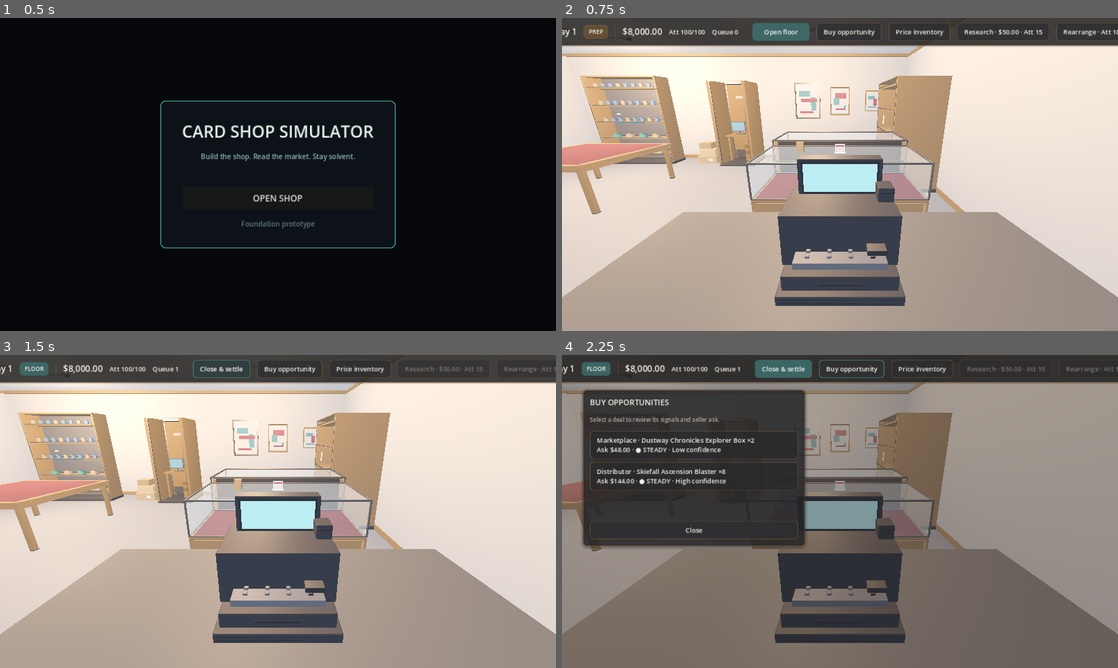
Above: before the commit, frames 1-4 (two rows, left to right).
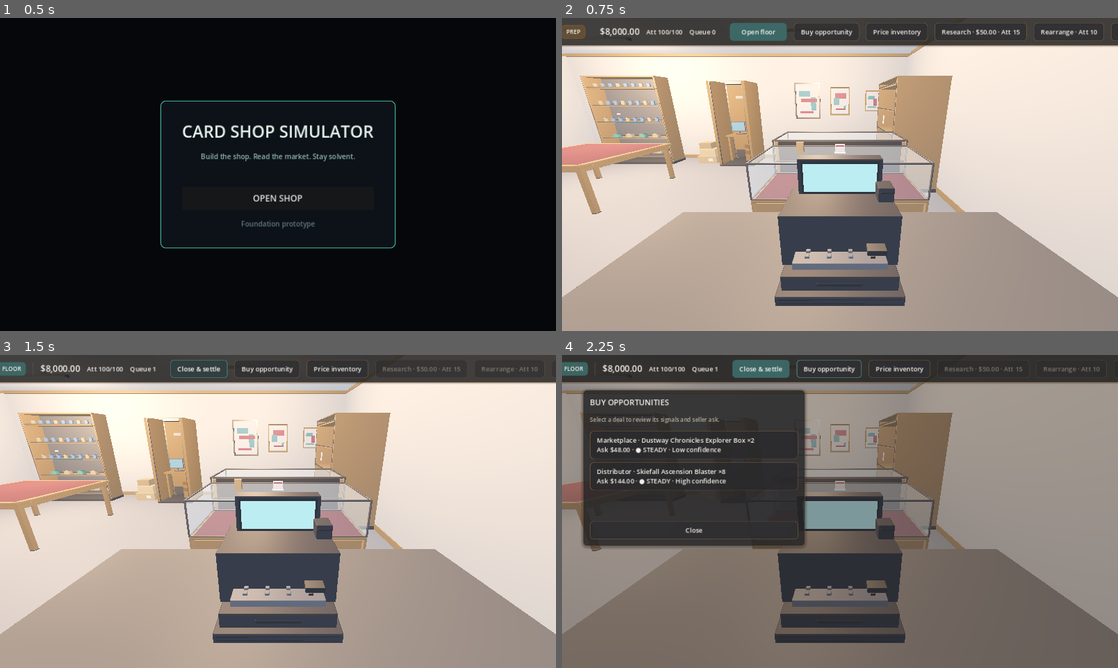
Above: after the commit, the same moments.

Repository: adamwlarson/cardshopsimulator
Game: Godot game, scene res://scenes/boot/boot.tscn
Same seed, same stepped clock (60 frames per second), same inputs: the game is played once before the commit and once after it.
Inputs:
- Up to frame 1 (0.5 s): no input
- Up to frame 2 (0.75 s): click "OPEN SHOP" at 0.5 s
- Up to frame 3 (1.5 s): click "Open floor" at 1.25 s
- Up to frame 4 (2.25 s): click "Buy opportunity" at 2 s

Frame 1 is identical in both runs. In frame 2, 1.8% of the frame differs, in the area x 0-100%, y 1-8%; in frame 3, 1.3%; in frame 4, 1.7%.

Commit message:
feat(staff): hire Specialist and apply Attention discounts
Close the Specialist stub so a hired specialist on the roster uses
BalanceConfig research/inspect Attention costs (15→10, 5→2). Hire and
fire respect staff_cap, save/load restores the role, and the HUD shows
the Att cost that will actually be charged.

Co-authored-by: Adam Larson <maddogawl@gmail.com>

Diff:
--- a/data/balance/normal.tres
+++ b/data/balance/normal.tres
@@ -25,6 +25,7 @@
 wage_mult = 1.0
 staff_cap_small = 1
 staff_cap_medium = 3
+specialist_wage_cents = 14000
 expand_medium_cash_cents = 1500000
 expand_medium_rep = 55
 marketplace_outing_attention = 25
--- a/scenes/ui/gameplay_hud.tscn
+++ b/scenes/ui/gameplay_hud.tscn
@@ -137,6 +137,14 @@
 size_flags_vertical = 4
 mouse_filter = 0
 text = "Rearrange · Att 10"
+
+[node name="OpenStaffButton" type="Button" parent="TopBar/Stats"]
+unique_name_in_owner = true
+custom_minimum_size = Vector2(88, 40)
+layout_mode = 2
+size_flags_vertical = 4
+mouse_filter = 0
+text = "Staff"
 
 [node name="RotationWatchLabel" type="Label" parent="."]
 unique_name_in_owner = true
@@ -251,7 +259,7 @@
 custom_minimum_size = Vector2(0, 40)
 layout_mode = 2
 size_flags_horizontal = 3
-text = "Inspect★"
+text = "Inspect★ · Att 5"
 
 [node name="BuyCancelButton" type="Button" parent="BuyOpportunityDetail/Content/Actions"]
 unique_name_in_owner = true
@@ -616,6 +624,63 @@
 theme_type_variation = &"PrimaryButton"
 text = "Rearrange · Att 10"
 
+[node name="StaffPanel" type="PanelContainer" parent="."]
+unique_name_in_owner = true
+visible = false
+layout_mode = 0
+offset_left = 48.0
+offset_top = 80.0
+offset_right = 560.0
+offset_bottom = 460.0
+mouse_filter = 0
+
+[node name="Content" type="VBoxContainer" parent="StaffPanel"]
+layout_mode = 2
+theme_override_constants/separation = 16
+
+[node name="Title" type="Label" parent="StaffPanel/Content"]
+layout_mode = 2
+theme_type_variation = &"TitleLabel"
+text = "STAFF"
+
+[node name="StaffHint" type="Label" parent="StaffPanel/Content"]
+unique_name_in_owner = true
+layout_mode = 2
+theme_type_variation = &"HintLabel"
+text = "Roster 0 / 1. Wages post at SETTLE. Specialist lowers Inspect and Research Attention."
+autowrap_mode = 3
+
+[node name="StaffRows" type="VBoxContainer" parent="StaffPanel/Content"]
+unique_name_in_owner = true
+layout_mode = 2
+size_flags_vertical = 3
+theme_override_constants/separation = 8
+
+[node name="HireRow" type="HBoxContainer" parent="StaffPanel/Content"]
+layout_mode = 2
+theme_override_constants/separation = 16
+
+[node name="HireCashierButton" type="Button" parent="StaffPanel/Content/HireRow"]
+unique_name_in_owner = true
+custom_minimum_size = Vector2(0, 40)
+layout_mode = 2
+size_flags_horizontal = 3
+text = "Hire Cashier · $80.00/day"
+
+[node name="HireSpecialistButton" type="Button" parent="StaffPanel/Content/HireRow"]
+unique_name_in_owner = true
+custom_minimum_size = Vector2(0, 40)
+layout_mode = 2
+size_flags_horizontal = 3
+theme_type_variation = &"PrimaryButton"
+text = "Hire Specialist · $140.00/day"
+
+[node name="StaffListCancelButton" type="Button" parent="StaffPanel/Content"]
+unique_name_in_owner = true
+custom_minimum_size = Vector2(0, 40)
+layout_mode = 2
+text = "Close"
+
 [node name="CustomerServe" type="PanelContainer" parent="."]
 unique_name_in_owner = true
 visible = false
@@ -837,7 +902,7 @@
 offset_left = 48.0
 offset_top = 80.0
 offset_right = 640.0
-offset_bottom = 460.0
+offset_bottom = 540.0
 mouse_filter = 0
 
 [node name="Content" type="VBoxContainer" parent="BeatDecision"]
@@ -883,6 +948,14 @@
 theme_type_variation = &"ListRowButton"
 text = "Option C"
 
+[node name="BeatChoiceDButton" type="Button" parent="BeatDecision/Content/BeatChoices"]
+unique_name_in_owner = true
+visible = false
+custom_minimum_size = Vector2(0, 56)
+layout_mode = 2
+theme_type_variation = &"ListRowButton"
+text = "Option D"
+
 [node name="BeatConfirm" type="VBoxContainer" parent="BeatDecision/Content"]
 unique_name_in_owner = true
 visible = false
--- a/scripts/core/balance_config.gd
+++ b/scripts/core/balance_config.gd
@@ -39,6 +39,7 @@
 @export var wage_mult: float = 1.0
 @export var staff_cap_small: int = 1
 @export var staff_cap_medium: int = 3
+@export var specialist_wage_cents: int = 14_000
 @export var expand_medium_cash_cents: int = 1_500_000
 @export var expand_medium_rep: int = 55
 @export var marketplace_outing_attention: int = 25
--- a/scripts/core/beat_injection.gd
+++ b/scripts/core/beat_injection.gd
@@ -523,6 +523,16 @@
 				),
 				"enabled": true,
 			},
+			{
+				"id": &"hire_specialist",
+				"label": (
+					"Hire Specialist\n%s/day · Inspect/Research cheaper"
+					% DemandSignalPresenter.format_cents(
+						GameState.shop.specialist_wage_cents()
+					)
+				),
+				"enabled": true,
+			},
 		],
 		"confirms": {
 			"hire_cheap": {
@@ -718,6 +728,9 @@
 		&"hire_cheap":
 			if GameState.shop.hire_cashier(true) == null:
 				return false
+		&"hire_specialist":
+			if GameState.shop.hire_specialist() == null:
+				return false
 		&"keep_solo":
 			pass
 		_:
--- a/scripts/shop/shop_state.gd
+++ b/scripts/shop/shop_state.gd
@@ -61,6 +61,20 @@
 	return count
 
 
+func specialist_count() -> int:
+	var count := 0
+	for member: StaffMember in staff:
+		if member.is_specialist():
+			count += 1
+	return count
+
+
+func specialist_wage_cents() -> int:
+	if _config != null:
+		return maxi(1, _config.specialist_wage_cents)
+	return 14_000
+
+
 func staff_cap() -> int:
 	var small_cap := 1
 	var medium_cap := 3
@@ -83,10 +97,7 @@
 func has_specialist_on_duty() -> bool:
 	if specialist_on_duty:
 		return true
-	for member: StaffMember in staff:
-		if member.role == &"specialist":
-			return true
-	return false
+	return specialist_count() > 0
 
 
 func set_specialist_on_duty(enabled: bool) -> void:
@@ -132,6 +143,26 @@
 		return null
 	var member := _make_cashier(cheap)
 	staff.append(member)
+	_emit_staff_changed()
+	return member
+
+
+func hire_specialist() -> StaffMember:
+	if not can_hire():
+		return null
+	var member := _make_specialist()
+	staff.append(member)
+	_emit_staff_changed()
+	return member
+
+
+func fire_staff(index: int) -> StaffMember:
+	if index < 0 or index >= staff.size():
+		return null
+	var member := staff[index]
+	staff.remove_at(index)
+	if specialist_count() == 0:
+		specialist_on_duty = false
 	_emit_staff_changed()
 	return member
 
@@ -278,3 +309,13 @@
 		member.reliability = CASHIER_RELIABILITY
 		member.theft_bias = false
 	return member
+
+
+func _make_specialist() -> StaffMember:
+	var member := StaffMember.new()
+	member.role = &"specialist"
+	member.display_name = "Specialist"
+	member.wage_cents = specialist_wage_cents()
+	member.reliability = CASHIER_RELIABILITY
+	member.theft_bias = false
+	return member
--- a/scripts/shop/staff_member.gd
+++ b/scripts/shop/staff_member.gd
@@ -18,6 +18,10 @@
 
 func is_cashier() -> bool:
 	return role == &"cashier"
+
+
+func is_specialist() -> bool:
+	return role == &"specialist"
 
 
 func visual_scene_path() -> String:
--- a/scripts/shop/staff_presenter.gd
+++ b/scripts/shop/staff_presenter.gd
@@ -2,6 +2,7 @@
 extends Node3D
 
 ## Thin floor visual for hired cashiers. One register station for MVP.
+## Specialist is domain-only (no mesh) — ignore non-cashier roles.
 ## No staff AI — idle_stand loop only. Does not touch camera or customer pathing.
 
 const REGISTER_STATIONS := 1
--- a/scripts/ui/demand_signal_presenter.gd
+++ b/scripts/ui/demand_signal_presenter.gd
@@ -92,6 +92,10 @@
 	return str(grade)
 
 
+static func inspect_action_label(attention_cost: int) -> String:
+	return "Inspect★ · Att %d" % attention_cost
+
+
 static func research_action_label(cash_cents: int, attention_cost: int) -> String:
 	return "Research · %s · Att %d" % [format_cents(cash_cents), attention_cost]
 
--- a/scripts/ui/hud.gd
+++ b/scripts/ui/hud.gd
@@ -52,6 +52,13 @@
 @onready var beat_choice_a_button: Button = %BeatChoiceAButton
 @onready var beat_choice_b_button: Button = %BeatChoiceBButton
 @onready var beat_choice_c_button: Button = %BeatChoiceCButton
+@onready var beat_choice_d_button: Button = %BeatChoiceDButton
+@onready var open_staff_button: Button = %OpenStaffButton
+@onready var staff_panel: PanelContainer = %StaffPanel
+@onready var staff_hint: Label = %StaffHint
+@onready var staff_rows: VBoxContainer = %StaffRows
+@onready var hire_cashier_button: Button = %HireCashierButton
+@onready var hire_specialist_button: Button = %HireSpecialistButton
 @onready var beat_confirm: VBoxContainer = %BeatConfirm
 @onready var beat_confirm_title: Label = %BeatConfirmTitle
 @onready var beat_confirm_body: Label = %BeatConfirmBody
@@ -107,6 +114,7 @@
 	EventBus.beat_decision_requested.connect(_on_beat_decision_requested)
 	EventBus.beat_decision_resolved.connect(_on_beat_decision_resolved)
 	EventBus.buy_focus_requested.connect(_on_buy_focus_requested)
+	EventBus.staff_changed.connect(_on_staff_changed)
 	phase_button.pressed.connect(_on_phase_pressed)
 	%OpenBuyButton.pressed.connect(_open_buy_list)
 	%BuyListCancelButton.pressed.connect(_close_buy)
@@ -138,6 +146,19 @@
 	beat_choice_a_button.pressed.connect(_select_beat_choice.bind(beat_choice_a_button))
 	beat_choice_b_button.pressed.connect(_select_beat_choice.bind(beat_choice_b_button))
 	beat_choice_c_button.pressed.connect(_select_beat_choice.bind(beat_choice_c_button))
+	if beat_choice_d_button != null:
+		beat_choice_d_button.pressed.connect(
+			_select_beat_choice.bind(beat_choice_d_button)
+		)
+	if open_staff_button != null:
+		open_staff_button.pressed.connect(_open_staff)
+	var staff_cancel := get_node_or_null("%StaffListCancelButton") as Button
+	if staff_cancel != null:
+		staff_cancel.pressed.connect(_close_staff)
+	if hire_cashier_button != null:
+		hire_cashier_button.pressed.connect(_hire_from_panel.bind(&"cashier"))
+	if hire_specialist_button != null:
+		hire_specialist_button.pressed.connect(_hire_from_panel.bind(&"specialist"))
 	%BeatConfirmBackButton.pressed.connect(_close_beat_confirm)
 	%BeatConfirmButton.pressed.connect(_confirm_beat_choice)
 	open_research_button.pressed.connect(_open_research_list)
@@ -192,6 +213,7 @@
 	_close_price()
 	_close_research()
 	_close_rearrange()
+	_close_staff()
 	if phase == GameState.DayPhase.SETTLE and _showcase_choice_made:
 		showcase_panel.hide()
 	_sync_prep_action_buttons()
@@ -311,6 +333,8 @@
 func _sync_inspect_button() -> void:
 	if inspect_button == null:
 		return
+	var cost := GameState.shop.inspect_attention_cost()
+	inspect_button.text = DemandSignalPresenter.inspect_action_label(cost)
 	var recommended := (
 		_buy_signal != null
 		and DemandSignalService.recommends_inspect(_buy_signal.channel)
@@ -320,7 +344,7 @@
 		return
 	inspect_button.disabled = (
 		_buy_signal.inspected
-		or GameState.attention_remaining < GameState.shop.inspect_attention_cost()
+		or GameState.attention_remaining < cost
 	)
 
 
@@ -573,6 +597,8 @@
 		beat_choice_b_button,
 		beat_choice_c_button,
 	]
+	if beat_choice_d_button != null:
+		buttons.append(beat_choice_d_button)
 	for index: int in buttons.size():
 		var button := buttons[index]
 		if index >= choices.size() or not choices[index] is Dictionary:
@@ -638,7 +664,7 @@
 			beat_toast.text = "Courier fee paid — FLOOR stays open"
 		&"skip":
 			beat_toast.text = "Passed on the off-site lot"
-		&"hire_cashier", &"hire_cheap":
+		&"hire_cashier", &"hire_cheap", &"hire_specialist":
 			beat_toast.text = "Hire booked — wage posts at SETTLE"
 		&"keep_solo":
 			beat_toast.text = "Staying solo today"
@@ -830,6 +856,7 @@
 
 
 func _sync_prep_action_buttons() -> void:
+	_sync_staff_panel()
 	if open_research_button == null or open_rearrange_button == null:
 		return
 	var research_att := GameState.shop.research_attention_cost()
@@ -1132,6 +1159,122 @@
 	_sync_modal_veil()
 
 
+func _on_staff_changed() -> void:
+	_sync_inspect_button()
+	_sync_prep_action_buttons()
+
+
+func _open_staff() -> void:
+	if open_staff_button == null or open_staff_button.disabled:
+		return
+	_close_research()
+	_close_rearrange()
+	_sync_staff_panel()
+	if staff_panel != null:
+		staff_panel.show()
+	_sync_modal_veil()
+
+
+func _close_staff() -> void:
+	if staff_panel != null:
+		staff_panel.hide()
+	_sync_modal_veil()
+
+
+func _hire_from_panel(role: StringName) -> void:
+	if not _can_hire_from_panel():
+		_sync_staff_panel()
+		return
+	var hired: StaffMember = null
+	match role:
+		&"cashier":
+			hired = GameState.shop.hire_cashier(false)
+		&"specialist":
+			hired = GameState.shop.hire_specialist()
+		_:
+			return
+	if hired == null:
+		_sync_staff_panel()
+		return
+	beat_toast.text = "Hire booked — wage posts at SETTLE"
+	beat_toast.show()
+	_sync_staff_panel()
+
+
+func _can_hire_from_panel() -> bool:
+	return (
+		GameState.is_game_active
+		and GameState.current_phase == GameState.DayPhase.PREP
+		and GameState.shop.can_hire()
+	)
+
+
+func _sync_staff_panel() -> void:
+	if open_staff_button != null:
+		open_staff_button.disabled = (
+			not GameState.is_game_active
+			or GameState.current_phase != GameState.DayPhase.PREP
+		)
+	if staff_hint != null:
+		staff_hint.text = (
+			"Roster %d / %d. Wages post at SETTLE. Specialist lowers Inspect and Research Attention."
+			% [GameState.shop.hired_count(), GameState.shop.staff_cap()]
+		)
+	if hire_cashier_button != null:
+		hire_cashier_button.text = (
+			"Hire Cashier · %s/day"
+			% DemandSignalPresenter.format_cents(ShopState.CASHIER_WAGE_CENTS)
+		)
+		hire_cashier_button.disabled = not _can_hire_from_panel()
+	if hire_specialist_button != null:
+		hire_specialist_button.text = (
+			"Hire Specialist · %s/day"
+			% DemandSignalPresenter.format_cents(GameState.shop.specialist_wage_cents())
+		)
+		hire_specialist_button.disabled = not _can_hire_from_panel()
+	if staff_rows == null:
+		return
+	for child: Node in staff_rows.get_children():
+		staff_rows.remove_child(child)
+		child.queue_free()
+	if GameState.shop.staff.is_empty():
+		var empty := Label.new()
+		empty.text = "Owner only — no hired staff."
+		empty.autowrap_mode = TextServer.AUTOWRAP_WORD_SMART
+		staff_rows.add_child(empty)
+		return
+	for index: int in GameState.shop.staff.size():
+		var member := GameState.shop.staff[index]
+		var row := HBoxContainer.new()
+		row.add_theme_constant_override("separation", 8)
+		var label := Label.new()
+		label.size_flags_horizontal = Control.SIZE_EXPAND_FILL
+		label.autowrap_mode = TextServer.AUTOWRAP_WORD_SMART
+		label.text = "%s · %s/day" % [
+			member.display_name,
+			DemandSignalPresenter.format_cents(member.wage_cents),
+		]
+		var fire := Button.new()
+		fire.text = "Fire"
+		fire.custom_minimum_size = Vector2(72, 40)
+		fire.disabled = GameState.current_phase != GameState.DayPhase.PREP
+		fire.pressed.connect(_fire_from_panel.bind(index))
+		row.add_child(label)
+		row.add_child(fire)
+		staff_rows.add_child(row)
+
+
+func _fire_from_panel(index: int) -> void:
+	if GameState.current_phase != GameState.DayPhase.PREP:
+		return
+	var member := GameState.shop.fire_staff(index)
+	if member == null:
+		return
+	beat_toast.text = "Fired %s — wage stops" % member.display_name
+	beat_toast.show()
+	_sync_staff_panel()
+
+
 func _process(_delta: float) -> void:
 	if _current_customer != null and serve_panel.visible:
 		_sync_patience_bar(_current_customer)
@@ -1151,4 +1294,5 @@
 		or research_list_panel.visible
 		or research_confirm_panel.visible
 		or rearrange_panel.visible
-	)
+		or (staff_panel != null and staff_panel.visible)
+	)
--- a/tests/test_runner.gd
+++ b/tests/test_runner.gd
@@ -111,6 +111,7 @@
 	_test_day_ten_beat_serialization()
 	_test_marketplace_outing_beat()
 	_test_hire_cashier_beat()
+	_test_specialist_staff_path()
 	_test_expand_medium_beat()
 	_test_medium_floor_growth()
 	_test_shady_trunk_beat()
@@ -1133,6 +1134,9 @@
 	_expect_equal(HARD_CONFIG.research_attention, 18, "hard research attention")
 	_expect_equal(NORMAL_CONFIG.research_cost_cents, 5_000, "normal research cash")
 	_expect_equal(NORMAL_CONFIG.research_attention_specialist, 10, "normal research specialist")
+	_expect_equal(NORMAL_CONFIG.specialist_wage_cents, 14_000, "normal specialist wage")
+	_expect_equal(EASY_CONFIG.specialist_wage_cents, 14_000, "easy specialist wage default")
+	_expect_equal(HARD_CONFIG.specialist_wage_cents, 14_000, "hard specialist wage default")
 	_expect_equal(NORMAL_CONFIG.rearrange_attention, 10, "normal rearrange attention")
 	_expect_equal(EASY_CONFIG.rearrange_attention, 10, "easy rearrange inherits")
 	_expect_equal(HARD_CONFIG.rearrange_attention, 10, "hard rearrange inherits")
@@ -1363,6 +1367,9 @@
 	for path: String in [
 		"res://scripts/ui/demand_signal_presenter.gd",
 		"res://scripts/ui/hud.gd",
+		"res://scripts/shop/staff_presenter.gd",
+		"res://scripts/shop/staff_member.gd",
+		"res://scripts/shop/shop_state.gd",
 	]:
 		var source := FileAccess.get_file_as_string(path)
 		_expect_equal(source.contains("true_market"), false, "%s market truth access" % path)
@@ -1626,9 +1633,11 @@
 	var inspect_button := hud.get_node_or_null("%InspectButton") as Button
 	_expect_equal(inspect_button != null, true, "Inspect★ button present")
 	_expect_equal(
-		inspect_button != null and inspect_button.text == "Inspect★",
-		true,
-		"Inspect★ label"
+		inspect_button != null
+		and inspect_button.text.contains("Inspect★")
+		and inspect_button.text.contains("Att 5"),
+		true,
+		"Inspect★ label shows owner Att cost"
 	)
 	_expect_equal(
 		inspect_button != null and inspect_button.custom_minimum_size.y >= 40.0,
@@ -2333,6 +2342,7 @@
 	_expect_equal(&"hire_cashier" in hire_ids, true, "hire offers Cashier")
 	_expect_equal(&"keep_solo" in hire_ids, true, "hire offers Keep solo")
 	_expect_equal(&"hire_cheap" in hire_ids, true, "hire offers cheap path")
+	_expect_equal(&"hire_specialist" in hire_ids, true, "hire offers Specialist")
 	var confirms: Dictionary = _captured_beat_decision.get("confirms", {})
 	var cheap_confirm: Dictionary = confirms.get("hire_cheap", {})
 	_expect_equal(
@@ -2429,6 +2439,185 @@
 	)
 	_qa_autoload.call("set_force_enabled", false)
 	_game_state.call("set_balance_config", NORMAL_CONFIG)
+	_game_state.call("start_new_game")
+
+
+func _test_specialist_staff_path() -> void:
+	_game_state.call("set_balance_config", NORMAL_CONFIG)
+	_game_state.call("start_new_game")
+	var shop := _game_state.get("shop") as ShopState
+	_expect_equal(shop.inspect_attention_cost(), 5, "no Specialist → Inspect Att 5")
+	_expect_equal(shop.research_attention_cost(), 15, "no Specialist → Research Att 15")
+	_expect_equal(shop.has_specialist_on_duty(), false, "owner-only has no Specialist")
+	_expect_equal(
+		NORMAL_CONFIG.specialist_wage_cents,
+		14_000,
+		"BalanceConfig specialist wage is $140/day"
+	)
+	_expect_equal(shop.specialist_wage_cents(), 14_000, "ShopState reads specialist wage")
+
+	_expect_equal(shop.hire_specialist() != null, true, "hire Specialist under Small cap")
+	_expect_equal(shop.specialist_count(), 1, "roster has one Specialist")
+	_expect_equal(shop.staff[0].role, &"specialist", "hired role is specialist")
+	_expect_equal(shop.staff[0].is_specialist(), true, "StaffMember.is_specialist")
+	_expect_equal(shop.staff[0].wage_cents, 14_000, "Specialist wage from BalanceConfig")
+	_expect_equal(shop.staff[0].visual_scene_path(), "", "Specialist is domain-only (no mesh)")
+	_expect_equal(shop.has_specialist_on_duty(), true, "hired Specialist is on duty")
+	_expect_equal(shop.inspect_attention_cost(), 2, "Specialist on duty → Inspect Att 2")
+	_expect_equal(shop.research_attention_cost(), 10, "Specialist on duty → Research Att 10")
+	_expect_equal(shop.hire_specialist() == null, true, "Small cap blocks second Specialist")
+	_expect_equal(shop.hire_cashier(false) == null, true, "Small cap blocks cashier after Specialist")
+
+	var cash_before := int(_economy.get("balance_cents"))
+	_game_state.call("start_floor")
+	_game_state.call("start_settle")
+	_expect_equal(
+		int(_economy.get("balance_cents")),
+		cash_before - 14_000,
+		"Specialist wage posts at SETTLE"
+	)
+
+	var saved: Dictionary = _game_state.call("capture_save")
+	_assert_payload_has_no_truth(saved, "specialist save payload")
+	var saved_staff: Array = (saved.get("shop", {}) as Dictionary).get("staff", [])
+	_expect_equal(saved_staff.size(), 1, "save writes Specialist roster")
+	_game_state.call("start_new_game")
+	shop = _game_state.get("shop") as ShopState
+	_expect_equal(shop.specialist_count(), 0, "new game clears Specialist")
+	_expect_equal(shop.inspect_attention_cost(), 5, "new game owner Inspect 5")
+	_expect_equal(
+		_game_state.call("restore_save", saved),
+		true,
+		"restore_save accepts Specialist snapshot"
+	)
+	shop = _game_state.get("shop") as ShopState
+	_expect_equal(shop.specialist_count(), 1, "save/load restores Specialist")
+	_expect_equal(shop.staff[0].role, &"specialist", "restored role is specialist")
+	_expect_equal(shop.staff[0].wage_cents, 14_000, "restored Specialist wage")
+	_expect_equal(shop.has_specialist_on_duty(), true, "restored Specialist is on duty")
+	_expect_equal(shop.inspect_attention_cost(), 2, "restored Specialist Inspect Att 2")
+	_expect_equal(shop.research_attention_cost(), 10, "restored Specialist Research Att 10")
+
+	_expect_equal(shop.fire_staff(0) != null, true, "fire removes Specialist")
+	_expect_equal(shop.specialist_count(), 0, "fired Specialist leaves roster")
+	_expect_equal(shop.has_specialist_on_duty(), false, "fire clears on-duty Specialist")
+	_expect_equal(shop.inspect_attention_cost(), 5, "after fire Inspect returns to 5")
+	_expect_equal(shop.research_attention_cost(), 15, "after fire Research returns to 15")
+
+	_game_state.call("start_new_game")
+	shop = _game_state.get("shop") as ShopState
+	_game_state.set("current_day", 5)
+	_game_state.set("current_phase", DayPhasePolicy.PREP)
+	_captured_beat_decision = {}
+	_beat_director.call("_start_day_beats", 5)
+	_expect_equal(
+		_beat_director.call("choose_beat_path", &"hire_specialist"),
+		true,
+		"day-5 hire beat can pick Specialist"
+	)
+	shop = _game_state.get("shop") as ShopState
+	_expect_equal(shop.specialist_count(), 1, "beat hire adds Specialist")
+	_expect_equal(shop.cashier_count(), 0, "Specialist hire leaves cashiers unchanged")
+	_assert_payload_has_no_truth(_captured_beat_decision, "specialist hire decision")
+
+	_game_state.call("start_new_game")
+	shop = _game_state.get("shop") as ShopState
+	_economy.set("balance_cents", 1_600_000)
+	_game_state.set("current_reputation", 55)
+	_expect_equal(shop.expand_to_medium(18, 1_600_000, 55), true, "Medium unlocks staff cap 3")
+	_expect_equal(shop.hire_cashier(false) != null, true, "Medium can still hire cashier")
+	_expect_equal(shop.hire_specialist() != null, true, "Medium can hire Specialist after cashier")
+	_expect_equal(shop.cashier_count(), 1, "cashier still on roster")
+	_expect_equal(shop.specialist_count(), 1, "Specialist shares Medium cap")
+	_expect_equal(shop.inspect_attention_cost(), 2, "mixed roster Inspect uses Specialist cost")
+	_expect_equal(shop.research_attention_cost(), 10, "mixed roster Research uses Specialist cost")
+	_expect_equal(shop.hire_cashier(false) != null, true, "Medium hire #3 still allowed")
+	_expect_equal(shop.hire_specialist() == null, true, "Medium cap blocks fourth hire")
+	_expect_equal(shop.hire_cashier(false) == null, true, "Medium cap still blocks extra cashier")
+
+	_game_state.call("start_new_game")
+	shop = _game_state.get("shop") as ShopState
+	var hud := _instantiate_gameplay_hud()
+	_expect_equal(hud != null, true, "gameplay HUD loads for Specialist")
+	if hud == null:
+		return
+	var open_staff := hud.get_node_or_null("%OpenStaffButton") as Button
+	var hire_specialist := hud.get_node_or_null("%HireSpecialistButton") as Button
+	var open_research := hud.get_node_or_null("%OpenResearchButton") as Button
+	var inspect_button := hud.get_node_or_null("%InspectButton") as Button
+	_expect_equal(open_staff != null, true, "Staff hire button present")
+	_expect_equal(
+		open_research != null and open_research.text.contains("Att 15"),
+		true,
+		"HUD Research shows owner Att 15 before hire"
+	)
+	_expect_equal(
+		inspect_button != null
+		and inspect_button.text.contains("Inspect★")
+		and inspect_button.text.contains("Att 5"),
+		true,
+		"HUD Inspect★ shows owner Att 5 before hire"
+	)
+	open_staff.pressed.emit()
+	_expect_equal(
+		hire_specialist != null and not hire_specialist.disabled,
+		true,
+		"Staff panel can hire Specialist under cap"
+	)
+	_expect_equal(
+		hire_specialist != null and hire_specialist.text.contains("$140.00"),
+		true,
+		"Staff panel wage comes from BalanceConfig"
+	)
+	hire_specialist.pressed.emit()
+	_expect_equal(shop.specialist_count(), 1, "HUD hire adds Specialist")
+	_expect_equal(
+		open_research.text.contains("Att 10"),
+		true,
+		"HUD Research shows Specialist Att 10 before confirm"
+	)
+	_expect_equal(
+		inspect_button.text.contains("Att 2"),
+		true,
+		"HUD Inspect★ shows Specialist Att 2 before confirm"
+	)
+	_expect_equal(hire_specialist.disabled, true, "HUD hire disables at Small cap")
+	var hire_cashier := hud.get_node_or_null("%HireCashierButton") as Button
+	_expect_equal(
+		hire_cashier != null and hire_cashier.disabled,
+		true,
+		"HUD cashier hire also blocked at cap"
+	)
+
+	var open_buy := hud.get_node_or_null("%OpenBuyButton") as Button
+	open_buy.pressed.emit()
+	_expect_equal(
+		_click_buy_row_for_channel(hud, &"marketplace"),
+		true,
+		"marketplace lot for Specialist inspect"
+	)
+	_expect_equal(
+		inspect_button.visible and not inspect_button.disabled,
+		true,
+		"Inspect★ enabled at Specialist cost"
+	)
+	_expect_equal(
+		inspect_button.text.contains("Att 2"),
+		true,
+		"detail Inspect★ still shows Att 2"
+	)
+	inspect_button.pressed.emit()
+	_expect_equal(
+		int(_game_state.get("attention_remaining")),
+		98,
+		"Inspect★ spends Specialist Att 2"
+	)
+	_assert_text_has_no_truth(inspect_button.text, "Inspect★ label")
+	_assert_text_has_no_truth(open_research.text, "Research label")
+	_assert_text_has_no_truth(hire_specialist.text, "hire Specialist label")
+	_assert_payload_has_no_truth(_game_state.call("capture_save"), "post-hire save")
+	root.remove_child(hud)
+	hud.free()
 	_game_state.call("start_new_game")
 
 
Not shown, changed: docs/design/next-eng-sot-pick-v1.md
